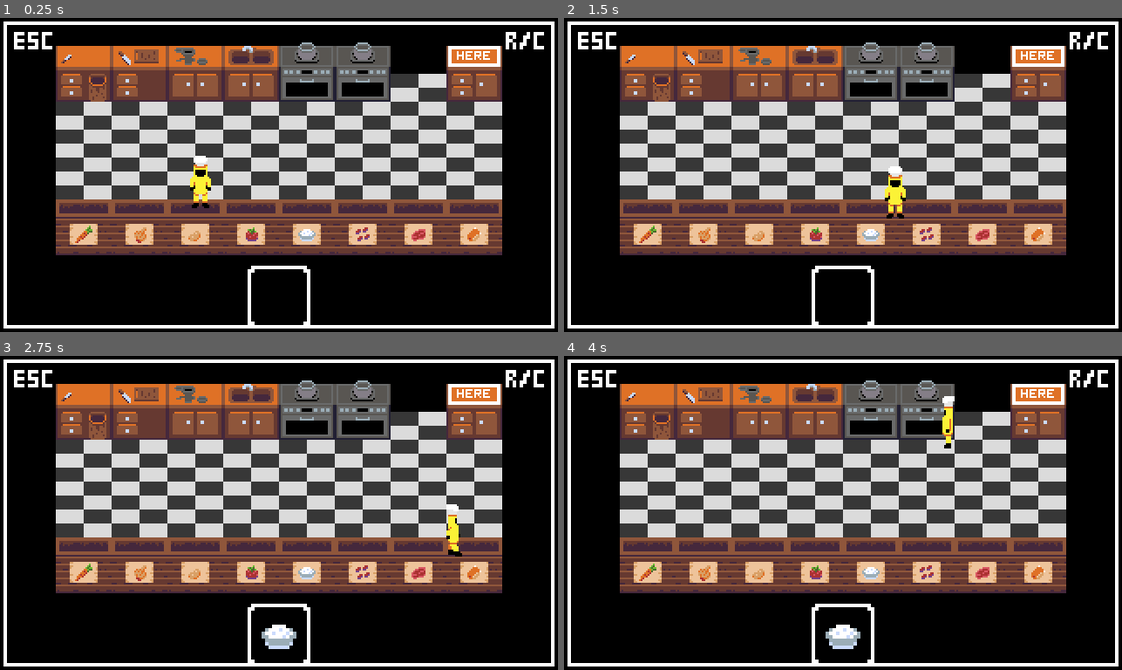
Above: before the commit, frames 1-4 (two rows, left to right).
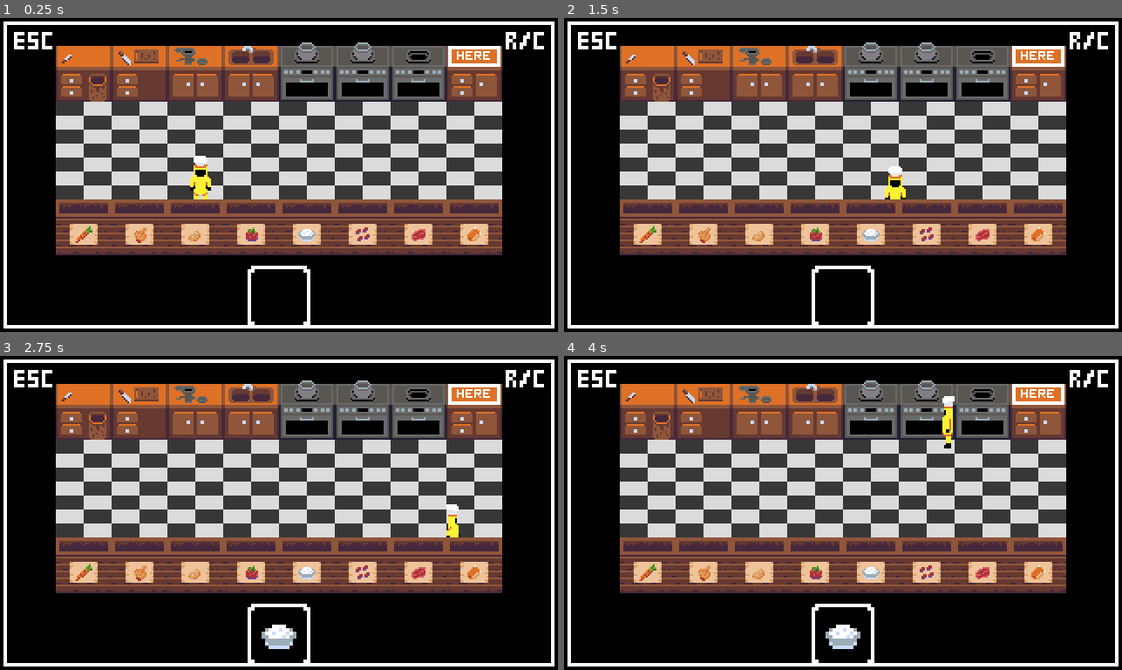
Above: after the commit, the same moments.

Repository: MariuszAKS/Turning-Kitchen
Game: Godot game, scene res://scenes/world.tscn
Two runs of this game, one before a commit and one after it. Both use one fixed random seed, a clock stepped at 60 frames per second and the inputs below.
Inputs:
- Up to frame 1 (0.25 s): no input
- Up to frame 2 (1.5 s): tap Enter at 0.5 s; hold D (move_right) 0.53-1.28 s; tap E (interact) at 0.6 s; hold S (move_down) from 1.28 s (still down); tap Q (drop) at 1.35 s
- Up to frame 3 (2.75 s): tap E (interact) at 1.55, 2.3 s; tap Space at 2 s; release S (move_down) at 2.03 s; hold D (move_right) from 2.03 s (still down); tap R (goal_list) at 2.1 s
- Up to frame 4 (4 s): release D (move_right) at 2.78 s; hold W (move_up) 2.78-3.53 s; tap E (interact) at 2.85, 3.6 s; hold A (move_left) from 3.53 s (still down)

The runs differ from the first frame. In frame 1, 1.7% of the frame differs, in the area x 34-80%, y 8-61%; in frame 2, 1.7%, in the area x 57-80%, y 8-64%; in frame 3, 1.7%; in frame 4, 1.6%.

Commit message:
Working Oven, empty pots from sink, worked out some bugs

Diff:
--- a/scenes/world.tscn
+++ b/scenes/world.tscn
@@ -38,37 +38,37 @@
 zoom = Vector2(2, 2)
 
 [node name="IngredientCrates" type="Node2D" parent="."]
-position = Vector2(0, -24)
+z_index = 1
 
 [node name="Carrots" parent="IngredientCrates" instance=ExtResource("3_4wyf3")]
-position = Vector2(48, 144)
+position = Vector2(48, 120)
 
 [node name="Onions" parent="IngredientCrates" instance=ExtResource("3_4wyf3")]
-position = Vector2(80, 144)
+position = Vector2(80, 120)
 content = 1
 
 [node name="Potatoes" parent="IngredientCrates" instance=ExtResource("3_4wyf3")]
-position = Vector2(112, 144)
+position = Vector2(112, 120)
 content = 2
 
 [node name="Tomatoes" parent="IngredientCrates" instance=ExtResource("3_4wyf3")]
-position = Vector2(144, 144)
+position = Vector2(144, 120)
 content = 3
 
 [node name="Rice" parent="IngredientCrates" instance=ExtResource("3_4wyf3")]
-position = Vector2(176, 144)
+position = Vector2(176, 120)
 content = 4
 
 [node name="Beans" parent="IngredientCrates" instance=ExtResource("3_4wyf3")]
-position = Vector2(208, 144)
+position = Vector2(208, 120)
 content = 5
 
 [node name="Beef" parent="IngredientCrates" instance=ExtResource("3_4wyf3")]
-position = Vector2(240, 144)
+position = Vector2(240, 120)
 content = 6
 
 [node name="Chicken" parent="IngredientCrates" instance=ExtResource("3_4wyf3")]
-position = Vector2(272, 144)
+position = Vector2(272, 120)
 content = 7
 
 [node name="Utensils" type="Node2D" parent="."]
@@ -92,9 +92,15 @@
 [node name="Oven1" parent="Utensils" instance=ExtResource("4_k0juu")]
 position = Vector2(176, 32)
 utensil = 6
+start_with_pot = true
 
 [node name="Oven2" parent="Utensils" instance=ExtResource("4_k0juu")]
 position = Vector2(208, 32)
+utensil = 6
+start_with_pot = true
+
+[node name="Oven3" parent="Utensils" instance=ExtResource("4_k0juu")]
+position = Vector2(240, 32)
 utensil = 6
 
 [node name="Submit" parent="Utensils" instance=ExtResource("4_k0juu")]
--- a/scripts/cooking.gd
+++ b/scripts/cooking.gd
@@ -10,7 +10,7 @@
            CARROTS, CARROTS_ONIONS, CARROTS_ONIONS_CHICKEN, CHICKEN_BROTH_BOILING, CHICKEN_BROTH_NOODLES,
            CHICKEN_BROTH_TOMATO_PASTE, TOMATO_SOUP_BOILING, TOMATO_SOUP_NOODLES,
            RICE, RICE_BEANS, RICE_BEANS_BOILING}
-enum Dish { BEANS_RICE, CHICKEN_BROTH_NOODLES, BEEF_POTATOES, TOMATO_SOUP_NOODLES }
+enum Dish { BEANS_RICE, CHICKEN_SOUP, BEEF_POTATOES, TOMATO_SOUP }
 
 
 class Ingredient_:
--- a/scripts/player.gd
+++ b/scripts/player.gd
@@ -62,7 +62,7 @@
 				held_item_sprite.hframes = 13
 			Cooking.HeldItemType.POT:
 				held_item_sprite.texture = pots_textures
-				held_item_sprite.hframes = 17
+				held_item_sprite.hframes = 18
 			Cooking.HeldItemType.DISH:
 				held_item_sprite.texture = dishes_textures
 				held_item_sprite.hframes = 4
--- a/scripts/utensil.gd
+++ b/scripts/utensil.gd
@@ -7,6 +7,7 @@
 @onready var pots_textures = load("res://art/visual/pots.png")
 
 @export var utensil: Cooking.UtensilType
+@export var start_with_pot: bool
 @onready var sprite: Sprite2D = get_node("Sprite")
 
 var items = [null, null]
@@ -20,14 +21,17 @@
 
 # Submit, Chop, Scrape, Mill, SinkRunning, Sink, Oven, OvenRoast, OvenCook, OvenBoth
 var utensil_functions: Array[Callable] = [
-	submit, chop, scrape, mill
+	submit, chop, scrape, mill, sink, sink, oven, oven, oven, oven
 ]
 
 
 func _ready():
-	sprite.frame = int(utensil)
-
-	if utensil == Cooking.UtensilType.OVEN:
+	update_utensil(utensil)
+
+	if utensil == Cooking.UtensilType.OVEN and start_with_pot:
+		items[0] = Cooking.Pot.EMPTY
+		item_types[0] = Cooking.HeldItemType.POT
+
 		sprites[0].texture = pots_textures
 		sprites[0].frame = int(Cooking.Pot.EMPTY)
 	else:
@@ -40,6 +44,10 @@
 		if timers[i].time_left > 0:
 			progress_bars[i].value = 100 - (timers[i].time_left / timers[i].wait_time) * 100
 
+func update_utensil(new_utensil):
+	utensil = new_utensil
+	sprite.frame = int(new_utensil)
+
 
 func on_interact(held_item, item_type):
 	return utensil_functions[int(utensil)].call(held_item, item_type)
@@ -47,7 +55,7 @@
 
 func take_item(id):
 	var item_returned = items[id]
-	var type_returned = item_types[0]
+	var type_returned = item_types[id]
 
 	progress_bars[id].value = 0
 	put_item(null, null, id)
@@ -58,16 +66,29 @@
 	items[id] = item
 	item_types[id] = item_type
 
-	if item == null: sprites[id].texture = null
-	elif item is Cooking.Ingredient: sprites[id].texture = ingredients_textures
-	elif item is Cooking.IngredientPrepared: sprites[id].texture = ingredients_prepared_textures
-	elif item is Cooking.Pot: sprites[id].texture = pots_textures
-	else: sprites[id].texture = null
-
-func prepare_timer(result_item, item_type, id):
+	if item == null:
+		sprites[id].texture = null
+		return
+
+	sprites[id].frame = int(item)
+
+	match item_type:
+		Cooking.HeldItemType.INGREDIENT:
+			sprites[id].texture = ingredients_textures
+			sprites[id].hframes = 8
+		Cooking.HeldItemType.INGREDIENT_PREPARED:
+			sprites[id].texture = ingredients_prepared_textures
+			sprites[id].hframes = 13
+		Cooking.HeldItemType.POT:
+			sprites[id].texture = pots_textures
+			sprites[id].hframes = 18
+		_:
+			sprites[id].texture = null
+
+
+func prepare_timer(result_item, item_type, id, time):
 	timers[id].timeout.connect(func(): put_item(result_item, item_type, id))
-	# turn on the preparing bar (set to 0)
-	# I need it to observe the timer and update based on it
+	timers[id].start(time)
 
 
 func submit(held_item, item_type):
@@ -84,21 +105,20 @@
 		match item_type:
 			Cooking.HeldItemType.INGREDIENT:
 				if held_item == Cooking.Ingredient.TOMATO:
-					prepare_timer(Cooking.IngredientPrepared.CHOPPED_TOMATO, Cooking.HeldItemType.INGREDIENT_PREPARED, 0)
+					prepare_timer(Cooking.IngredientPrepared.CHOPPED_TOMATO, Cooking.HeldItemType.INGREDIENT_PREPARED, 0, 3)
 				else:
 					return [held_item, item_type]
 			Cooking.HeldItemType.INGREDIENT_PREPARED:
 				match held_item:
 					Cooking.IngredientPrepared.SCRAPED_CARROT:
-						prepare_timer(Cooking.IngredientPrepared.CHOPPED_CARROT, Cooking.HeldItemType.INGREDIENT_PREPARED, 0)
+						prepare_timer(Cooking.IngredientPrepared.CHOPPED_CARROT, Cooking.HeldItemType.INGREDIENT_PREPARED, 0, 3)
 					Cooking.IngredientPrepared.SCRAPED_ONION:
-						prepare_timer(Cooking.IngredientPrepared.CHOPPED_ONION, Cooking.HeldItemType.INGREDIENT_PREPARED, 0)
+						prepare_timer(Cooking.IngredientPrepared.CHOPPED_ONION, Cooking.HeldItemType.INGREDIENT_PREPARED, 0, 3)
 					Cooking.IngredientPrepared.SCRAPED_POTATO:
-						prepare_timer(Cooking.IngredientPrepared.CHOPPED_POTATO, Cooking.HeldItemType.INGREDIENT_PREPARED, 0)
+						prepare_timer(Cooking.IngredientPrepared.CHOPPED_POTATO, Cooking.HeldItemType.INGREDIENT_PREPARED, 0, 3)
 					_: return [held_item, item_type]
 			_: return [held_item, item_type]
 
-		timers[0].start(3)
 		return [null, null]
 
 	else: return [held_item, item_type]
@@ -111,16 +131,15 @@
 		if item_type == Cooking.HeldItemType.INGREDIENT:
 			match held_item:
 				Cooking.Ingredient.CARROT:
-					prepare_timer(Cooking.IngredientPrepared.SCRAPED_CARROT, Cooking.HeldItemType.INGREDIENT_PREPARED, 0)
+					prepare_timer(Cooking.IngredientPrepared.SCRAPED_CARROT, Cooking.HeldItemType.INGREDIENT_PREPARED, 0, 3)
 				Cooking.Ingredient.ONION:
-					prepare_timer(Cooking.IngredientPrepared.SCRAPED_ONION, Cooking.HeldItemType.INGREDIENT_PREPARED, 0)
+					prepare_timer(Cooking.IngredientPrepared.SCRAPED_ONION, Cooking.HeldItemType.INGREDIENT_PREPARED, 0, 3)
 				Cooking.Ingredient.POTATO:
-					prepare_timer(Cooking.IngredientPrepared.SCRAPED_POTATO, Cooking.HeldItemType.INGREDIENT_PREPARED, 0)
+					prepare_timer(Cooking.IngredientPrepared.SCRAPED_POTATO, Cooking.HeldItemType.INGREDIENT_PREPARED, 0, 3)
 				_: return [held_item, item_type]
 		else:
 			return [held_item, item_type]
 
-		timers[0].start(3)
 		return [null, null]
 
 	else: return [held_item, item_type]
@@ -130,9 +149,133 @@
 		return take_item(0)
 
 	elif items[0] == null and item_type == Cooking.HeldItemType.INGREDIENT_PREPARED and held_item == Cooking.IngredientPrepared.CHOPPED_TOMATO:
-		prepare_timer(Cooking.IngredientPrepared.TOMATO_PASTE, Cooking.HeldItemType.INGREDIENT_PREPARED, 0)
-		timers[0].start(3)
+		prepare_timer(Cooking.IngredientPrepared.TOMATO_PASTE, Cooking.HeldItemType.INGREDIENT_PREPARED, 0, 3)
 
 		return [null, null]
 
 	return [held_item, item_type]
+
+func sink(held_item, item_type):
+	if held_item == null:
+		if items[0] == null: # spawning an empty pot (take from cupboard)
+			put_item(Cooking.Pot.EMPTY, Cooking.HeldItemType.POT, 0)
+
+		else:
+			update_utensil(Cooking.UtensilType.SINK)
+
+		return take_item(0)
+
+	elif items[0] == null and item_type == Cooking.HeldItemType.POT:
+		if held_item == Cooking.Pot.EMPTY:
+			update_utensil(Cooking.UtensilType.SINK_RUNNING)
+			prepare_timer(Cooking.Pot.WATER, Cooking.HeldItemType.POT, 0, 2)
+
+		else: # placing pot with water (or sth else) to free one more oven
+			put_item(held_item, item_type, 0)
+
+		return [null, null]
+
+func oven(held_item, item_type):
+	if held_item == null:
+		if items[0] == null and items[1] == null:
+			return [null, null]
+
+		if items[0] != null:
+			match items[0]:
+				Cooking.Pot.TOMATO_PASTE_BOILING:
+					items[0] = Cooking.IngredientPrepared.TOMATO_PASTE
+					item_types[0] = Cooking.HeldItemType.INGREDIENT_PREPARED
+
+				Cooking.Pot.CHICKEN_BROTH_BOILING:
+					items[0] = Cooking.Dish.CHICKEN_SOUP
+					item_types[0] = Cooking.HeldItemType.DISH
+
+				Cooking.Pot.TOMATO_SOUP_BOILING:
+					items[0] = Cooking.Dish.TOMATO_SOUP
+					item_types[0] = Cooking.HeldItemType.DISH
+
+				Cooking.Pot.RICE_BEANS_BOILING:
+					items[0] = Cooking.Dish.BEANS_RICE
+					item_types[0] = Cooking.HeldItemType.DISH
+
+			update_utensil(Cooking.UtensilType.OVEN)
+			return take_item(0)
+
+		# if nothing in hand but something in roast slot
+		if items[1] != null:
+			update_utensil(Cooking.UtensilType.OVEN)
+			return take_item(1)
+
+	else: # held_item != null
+		if items[0] == null and items[1] == null:
+			if item_type == Cooking.HeldItemType.POT:
+				put_item(held_item, item_type, 0)
+				return [null, null]
+
+			if item_type == Cooking.HeldItemType.INGREDIENT_PREPARED and held_item in [Cooking.IngredientPrepared.ROASTED_BEEF, Cooking.IngredientPrepared.ROASTED_POTATO]:
+				put_item(held_item, item_type, 1)
+				return [null, null]
+
+			# roasting below
+			if item_type == Cooking.HeldItemType.INGREDIENT and held_item == Cooking.Ingredient.BEEF:
+				update_utensil(Cooking.UtensilType.OVER_ROAST)
+				prepare_timer(Cooking.IngredientPrepared.ROASTED_BEEF, Cooking.HeldItemType.INGREDIENT_PREPARED, 1, 10)
+
+			elif item_type == Cooking.HeldItemType.INGREDIENT_PREPARED and held_item == Cooking.IngredientPrepared.CHOPPED_POTATO:
+				update_utensil(Cooking.UtensilType.OVER_ROAST)
+				prepare_timer(Cooking.IngredientPrepared.ROASTED_POTATO, Cooking.HeldItemType.INGREDIENT_PREPARED, 1, 10)
+
+			return [null, null]
+
+		if items[0] != null and item_types[0] == Cooking.HeldItemType.POT:
+			if items[0] == Cooking.Pot.WATER:
+				if item_type == Cooking.HeldItemType.INGREDIENT_PREPARED:
+					match held_item:
+						Cooking.IngredientPrepared.MILLED_TOMATO:
+							put_item(Cooking.Pot.TOMATO_PASTE, Cooking.HeldItemType.POT, 0)
+							update_utensil(Cooking.UtensilType.OVEN_COOK)
+							prepare_timer(Cooking.Pot.TOMATO_PASTE_BOILING, Cooking.HeldItemType.POT, 0, 10)
+
+						Cooking.IngredientPrepared.CHOPPED_CARROT:
+							put_item(Cooking.Pot.CARROTS, Cooking.HeldItemType.POT, 0)
+							return [null, null]
+
+						_: return [held_item, item_type]
+
+				elif item_type == Cooking.HeldItemType.INGREDIENT and held_item == Cooking.Ingredient.RICE:
+					put_item(Cooking.Pot.RICE, Cooking.HeldItemType.POT, 0)
+
+				else: return [held_item, item_type]
+
+			elif items[0] == Cooking.Pot.CARROTS and item_type == Cooking.HeldItemType.INGREDIENT_PREPARED and held_item == Cooking.IngredientPrepared.CHOPPED_ONION:
+				put_item(Cooking.Pot.CARROTS_ONIONS, Cooking.HeldItemType.POT, 0)
+
+			elif items[0] == Cooking.Pot.CARROTS_ONIONS and item_type == Cooking.HeldItemType.INGREDIENT and held_item == Cooking.Ingredient.CHICKEN:
+				put_item(Cooking.Pot.CARROTS_ONIONS_CHICKEN, Cooking.HeldItemType.POT, 0)
+				update_utensil(Cooking.UtensilType.OVEN_COOK)
+				prepare_timer(Cooking.Pot.CHICKEN_BROTH_BOILING, Cooking.HeldItemType.POT, 0, 10)
+
+			elif items[0] == Cooking.Pot.CHICKEN_BROTH_BOILING and item_type == Cooking.HeldItemType.INGREDIENT_PREPARED and held_item == Cooking.IngredientPrepared.TOMATO_PASTE:
+				put_item(Cooking.Pot.CHICKEN_BROTH_TOMATO_PASTE, Cooking.HeldItemType.POT, 0)
+				update_utensil(Cooking.UtensilType.OVEN_COOK)
+				prepare_timer(Cooking.Pot.TOMATO_SOUP_BOILING, Cooking.HeldItemType.POT, 0, 10)
+
+			elif items[0] == Cooking.Pot.RICE and item_type == Cooking.HeldItemType.INGREDIENT and held_item == Cooking.Ingredient.BEANS:
+				put_item(Cooking.Pot.RICE_BEANS, Cooking.HeldItemType.POT, 0)
+				update_utensil(Cooking.UtensilType.OVEN_COOK)
+				prepare_timer(Cooking.Pot.RICE_BEANS_BOILING, Cooking.HeldItemType.POT, 0, 10)
+
+			else: return [held_item, item_type]
+
+			return [null, null]
+
+		if items[1] != null and item_types[1] == Cooking.HeldItemType.INGREDIENT_PREPARED and item_type == Cooking.HeldItemType.INGREDIENT_PREPARED:
+			var first = items[1] == Cooking.IngredientPrepared.ROASTED_BEEF and held_item == Cooking.IngredientPrepared.ROASTED_POTATO
+			var second = items[1] == Cooking.IngredientPrepared.ROASTED_POTATO and held_item == Cooking.IngredientPrepared.ROASTED_BEEF
+
+			if first or second:
+				put_item(Cooking.Dish.BEEF_POTATOES, Cooking.HeldItemType.DISH, 1)
+				update_utensil(Cooking.UtensilType.OVEN)
+				return take_item(1)
+
+	return [held_item, item_type]
Not shown, changed: Turning Kitchen.odt
